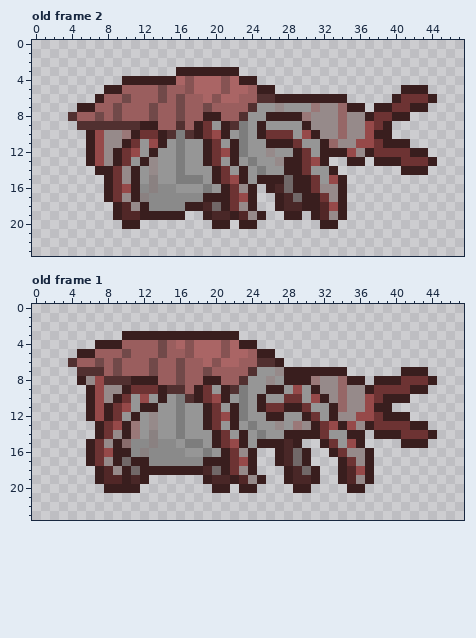
Pixel-art file -- Assets/Sprites/Enemies/Blusim/Blusim.aseprite. Above, as it was before the edit.
48x24 pixels, 3 frames. Shown: old frame 2, old frame 1. The commit also changed other frames, which this record leaves out.
And afterwards:
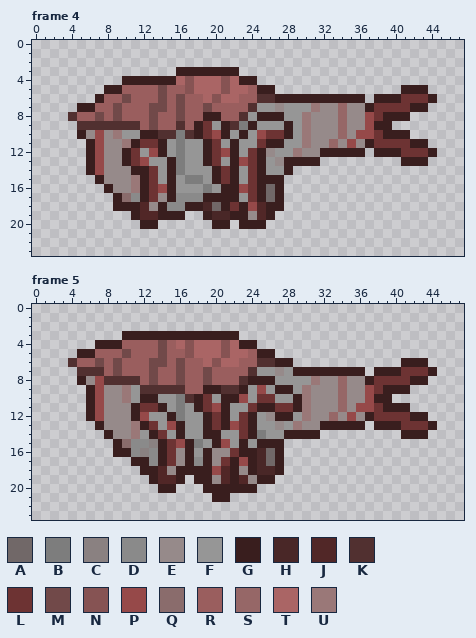
Palette (. is transparent): A #716868  B #7d7d7d  C #8a8181  D #8a8a8a  E #968a8a  F #969696  G #391e1e  H #492727  J #512727  K #513030  L #6d3333  M #714949  N #865353  P #964949  Q #8a6c6c  R #9a5e5e  S #966767  T #aa6565  U #9a7878
A new or re-ordered frame is compared with the old frame closest to it.
Log entry: Added three more frames to blusim animation
From old to new:
frames 3 -> 5
Changed rows in their new state; - is an unchanged pixel.
Frame 4 is new; against old frame 2:
first column x 5:
 6 ------------------------------GG-GG-----
 7 ---------M--------------------EEGLL-----
 8 --------------------G--FF-------P-G-----
 9 -------RM----------GF--G-U-------G------
10 GE--UFFGGK--------G-P--G-UE----P-L-GG---
11 -----UGLL---------F-L--FFUEE--PEG-LLLGG-
12 ----EGL-PG--------FLG---UEE---GG.GGG-LLG
13 ----EGLPF-G-------PLG----GG.--..-...GGG.
14 -GPEE--GL-G------GFLG---.....-------...-
15 --GEE-UGL-GF-----GFL---.......----------
16 ----EEUGLPG------GPLGAG.......----------
17 ---.GQDGLEG------GFLGA-.......----------
18 -----GGJEG--------GPJG-.......----------
19 ----..GJJ---------G-JG-..-....----------
20 -----..GG-----------G------..-----------
Frame 5 is new; against old frame 1:
first column x 6:
 6 --------M-------------G------------GGG-
 7 ----------------------F------GG-GGGLLLG
 8 -----KRM-----MR---GGG-FFF----EEGLLL-GG.
 9 ----UFKKK---RGGK-G-PF-GFUE-----P-GGG..-
10 ---EU-GGF-----F-GP-LL-FGUEE-----G-..---
11 --EEEGLLG---GLPGFFL-G-L-UEEE--P-L-GG---
12 --EEE-PF-G-----GFLG-E-G-UEES-PEG-LLLGG-
13 --EEE-GL-PG----GPLG------EGG-GG.GGG-LLG
14 -.G-E--GL-G--G-F-LG-------.....-...GGG.
15 ...-----GLPG---PF-----..--.....----...-
16 ...-----GLEG-GEE-G-HA-...--.....-------
17 .....---GLEG--ELG--HA-...---....-------
18 -.....--JE---GPJG--HHG....--....-------
19 -......GJJG-G-EJ----G-....--....-------
20 --....--GG---G--G------..----..--------
21 --------------GG-----------------------
Where, in picture pixels (left, top, right, bottom), the same in both pictures:
changed: (230, 94, 437, 229)
changed: (77, 103, 185, 229)
changed: (86, 358, 437, 502)
